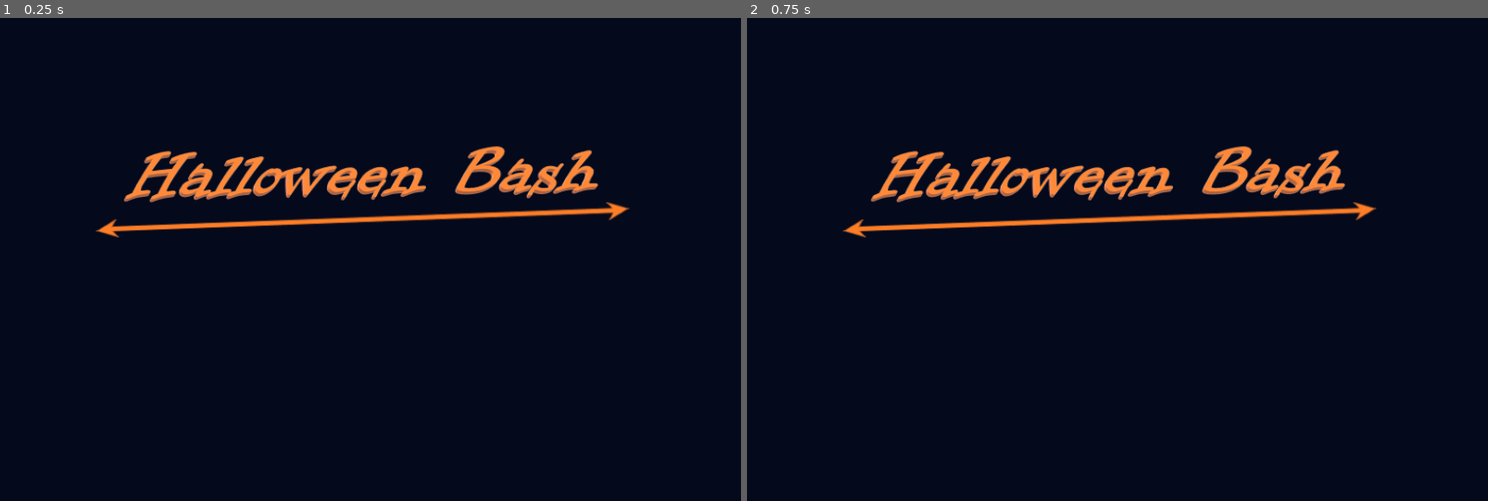
Above: before the commit, frames 1-2 (left to right).
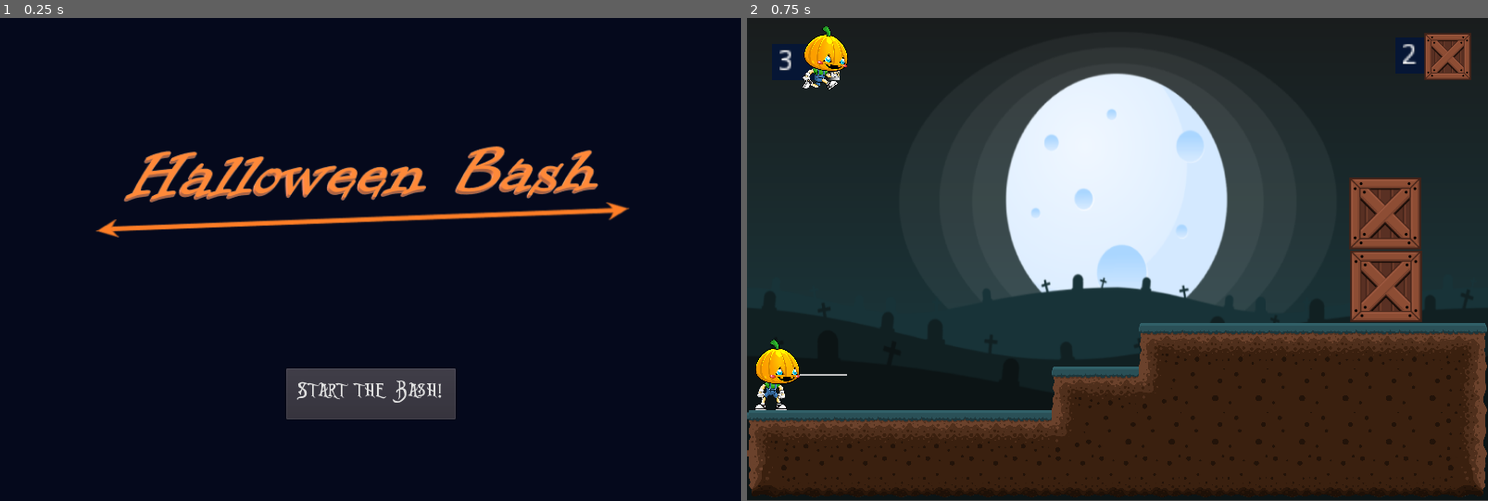
Above: after the commit, the same moments.

Repository: bsu-cs315/P1--Halloween-Bash
Game: Godot game, scene res://project/src/TitleScreen.tscn
Same seed, same stepped clock (60 frames per second), same inputs: the game is played once before the commit and once after it. This scene is started directly instead of the project's main scene.
Inputs (mouse positions are in pixels of both pictures, inside the frame that each line leads up to):
- Up to frame 1 (0.25 s): no input
- Up to frame 2 (0.75 s): click (1117, 394) at 0.5 s, where only the run after the commit has a clickable "Start the Bash!"

The runs differ from the first frame. In frame 1, 2.4% of the frame differs, in the area x 38-62%, y 72-84%; in frame 2, 82%, in the area x 0-100%, y 1-100%.

Commit message:
Change between level and title scenes
Change to title scene on projectiles empty
Change to level scene on start button press

Diff:
--- a/project/src/Level.gd
+++ b/project/src/Level.gd
@@ -4,16 +4,23 @@
 var player
 onready var target = get_node("Target")
 onready var target2 = get_node("Target2")
-var _score
+
 var _projectileCount : float = 3
 onready var _projectileCounter = get_node("ProjectileCounter/Background/Number")
 var _boxCount : float = 2
 onready var _boxCounter = get_node("BoxCounter/Background/Number")
 
+var title_scene_path = "res://project/src/TitleScreen.tscn"
+
 
 func _ready():
 	_spawn_player()
 	_update_hud()
+
+
+func _process(_delta):
+	if _projectileCount <= 0:
+		get_tree().change_scene(title_scene_path)
 
 
 func _update_hud():
--- /dev/null
+++ b/project/src/TitleScreen.gd
@@ -0,0 +1,5 @@
+extends Node2D
+
+
+func _on_StartButton_pressed():
+	get_tree().change_scene("res://project/src/Level.tscn")
--- a/project/src/TitleScreen.tscn
+++ b/project/src/TitleScreen.tscn
@@ -1,8 +1,15 @@
-[gd_scene load_steps=2 format=2]
+[gd_scene load_steps=5 format=2]
 
 [ext_resource path="res://project/assets/png/HalloweenBashLogo.png" type="Texture" id=1]
+[ext_resource path="res://project/assets/Nightmare Before Christmas.ttf" type="DynamicFontData" id=2]
+[ext_resource path="res://project/src/TitleScreen.gd" type="Script" id=3]
+
+[sub_resource type="DynamicFont" id=1]
+size = 40
+font_data = ExtResource( 2 )
 
 [node name="TitleScreen" type="Node2D"]
+script = ExtResource( 3 )
 
 [node name="Background" type="ColorRect" parent="."]
 margin_right = 1090.0
@@ -12,7 +19,23 @@
 "_edit_use_anchors_": false
 }
 
+[node name="StartButton" type="Button" parent="Background"]
+anchor_left = 0.5
+anchor_top = 1.0
+anchor_right = 0.5
+anchor_bottom = 1.0
+margin_left = -125.0
+margin_top = -195.0
+margin_right = 125.0
+margin_bottom = -120.0
+custom_fonts/font = SubResource( 1 )
+text = "Start the Bash!"
+__meta__ = {
+"_edit_use_anchors_": false
+}
+
 [node name="Logo" type="Sprite" parent="."]
 position = Vector2( 540.937, 272.236 )
 scale = Vector2( 1.44245, 1.32536 )
 texture = ExtResource( 1 )
+[connection signal="pressed" from="Background/StartButton" to="." method="_on_StartButton_pressed"]
